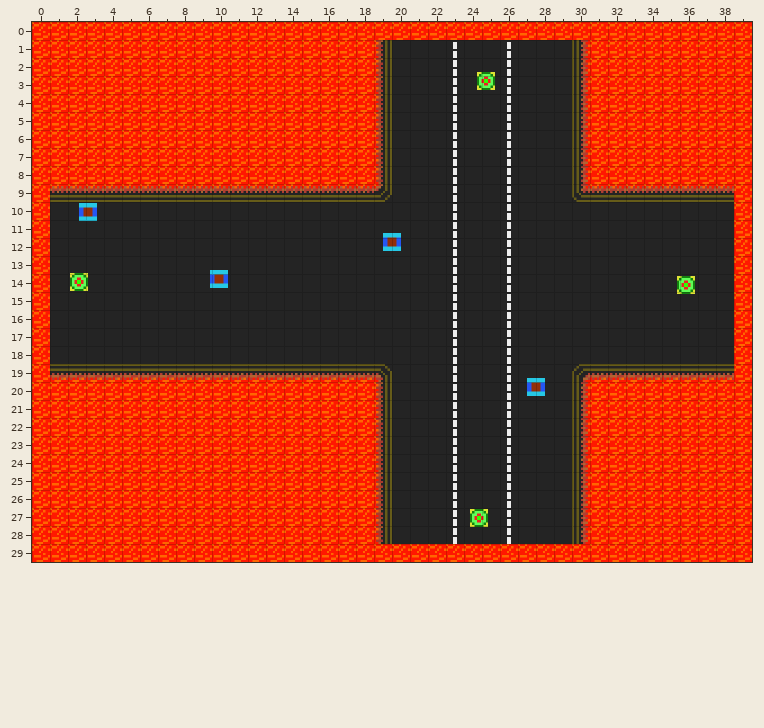
One commit to this Tiled map: assets/maps/test.tmx. That is the earlier state.
Cells are 24x24 px. Shown: x 0..39, y 0..29.
Now the later version:
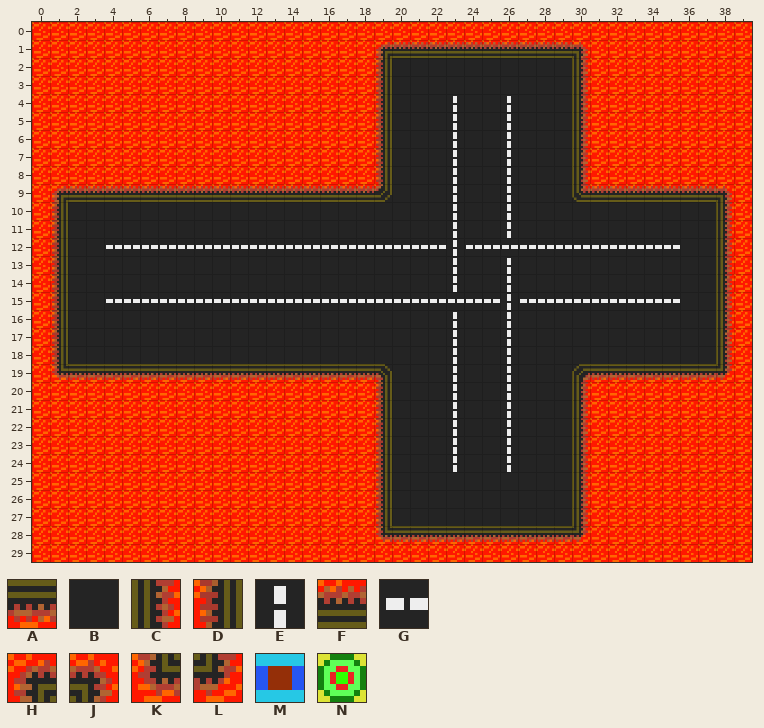
Key: from "first": A 1, B 3, C 4, D 6, E 7, F 9, G 11, H 12, J 13, K 16, L 17; from "spawntiles": M 0, N 1.
_ is an empty cell, . an unchanged one.
Objects are placed by their top-left corner, in cells (3,4 is the top-left corner of cell 3,4); size is 1x1 cell unless given.
Changes in this commit:
--- layer "street"
@@ x 19..30 @@
- 1 DBBBEBBEBBBC
- 2 ....E..E....
- 3 ....E..E....
+ 1 HFFFFFFFFFFJ
+ 2 ....B..B....
+ 3 ....B..B....
@@ x 1..38 @@
- 9 F....................................F
-10 B....................................B
-11 B....................................B
-12 B..BBBBBBBBBBBBBBBBBBB.BBEBBBBBBBBB..B
-13 B....................................B
-14 B....................................B
-15 B..BBBBBBBBBBBBBBBBBBBEBB.BBBBBBBBB..B
-16 B....................................B
-17 B....................................B
-18 B....................................B
-19 A....................................A
+ 9 H....................................J
+10 D....................................C
+11 D....................................C
+12 D..GGGGGGGGGGGGGGGGGGG.GGGGGGGGGGGG..C
+13 D....................................C
+14 D....................................C
+15 D..GGGGGGGGGGGGGGGGGGGGGG.GGGGGGGGG..C
+16 D....................................C
+17 D....................................C
+18 D....................................C
+19 K....................................L
@@ x 19..30 @@
-25 ....E..E....
-26 ....E..E....
-27 ....E..E....
-28 DBBBEBBEBBBC
+25 ....B..B....
+26 ....B..B....
+27 ....B..B....
+28 KAAAAAAAAAAL
--- layer "points" (now hidden)
-N "destination" at 24.7,2.8
-M "spawn" at 2.6,10
-M "spawn" at 2.6,10
-M "spawn" at 19.5,11.7
-M "spawn" at 9.9,13.8
-N "destination" at 2.1,14
-N "destination" at 35.8,14.1
-M "spawn" at 27.5,19.8
-N "destination" at 24.3,27
